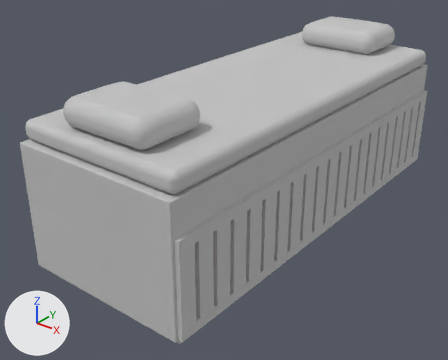
An edit to the glTF model models/windowseat1.glb, drawn before and after from the same camera.
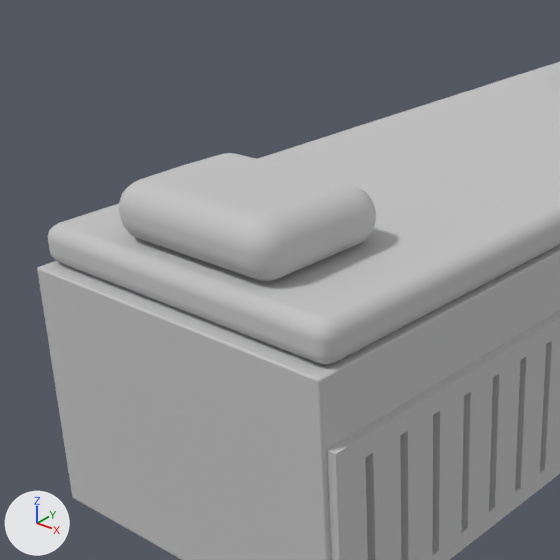
There are two pictures of each version: one whole from a 50 mm camera at (1.843, -3.032, 1.41) aimed at (0.303, -1.107, 0.217), one close up on the part from 0% to 67% of the width and 0% to 83% of the height. The axes (+X, +Y, +Z) are drawn at lower left. The lights are the same throughout. The last two pictures show the newer version. Vertices at exactly the same position are counted once.

The first close-up shows 'body', 'kmat', 'pillow', 'wdoor'.
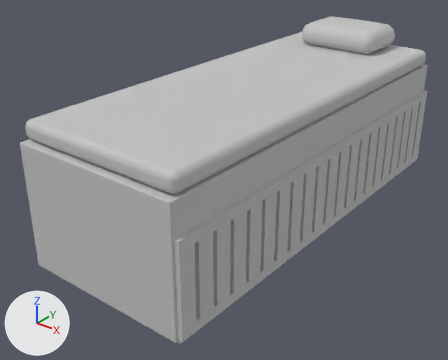
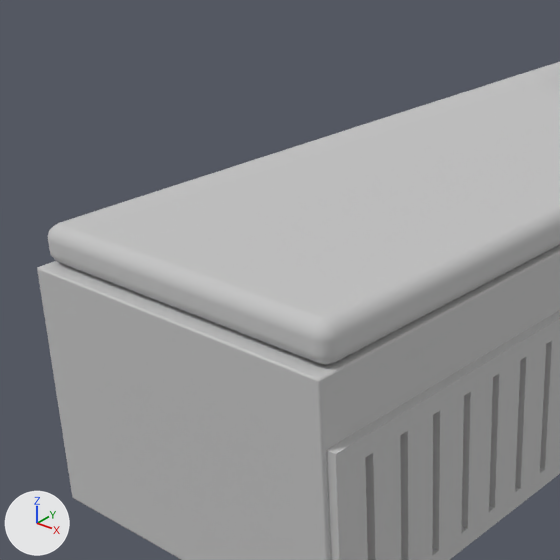
Commit message: room 1 window seat: drop the pillow at the desk end

Pixel boxes (x1, y1, x2, y2) of what changed, in the close-ups (560 x 560 px):
'pillow', reshaped (not visible afterwards)
    before: (119, 153, 376, 282)

Edits to the bpy script that builds the scene:
```text
Change me_pillow:
    used by ob_pillow; location = (0.0, 0.0, 0.0)
    remove me_pillow.from_pydata(...)  # 476 vertices, 944 faces; spans x 0.17..0.57, y -1.84..-0.05, z 0.65..0.77
    add me_pillow.from_pydata(...)  # 238 vertices, 472 faces; spans x 0.17..0.57, y -0.35..-0.05, z 0.65..0.77
    me_pillow part 1: the loose piece of 238 vertices spanning x 0.17..0.57, y -1.84..-1.54, z 0.65..0.77 is deleted
```
